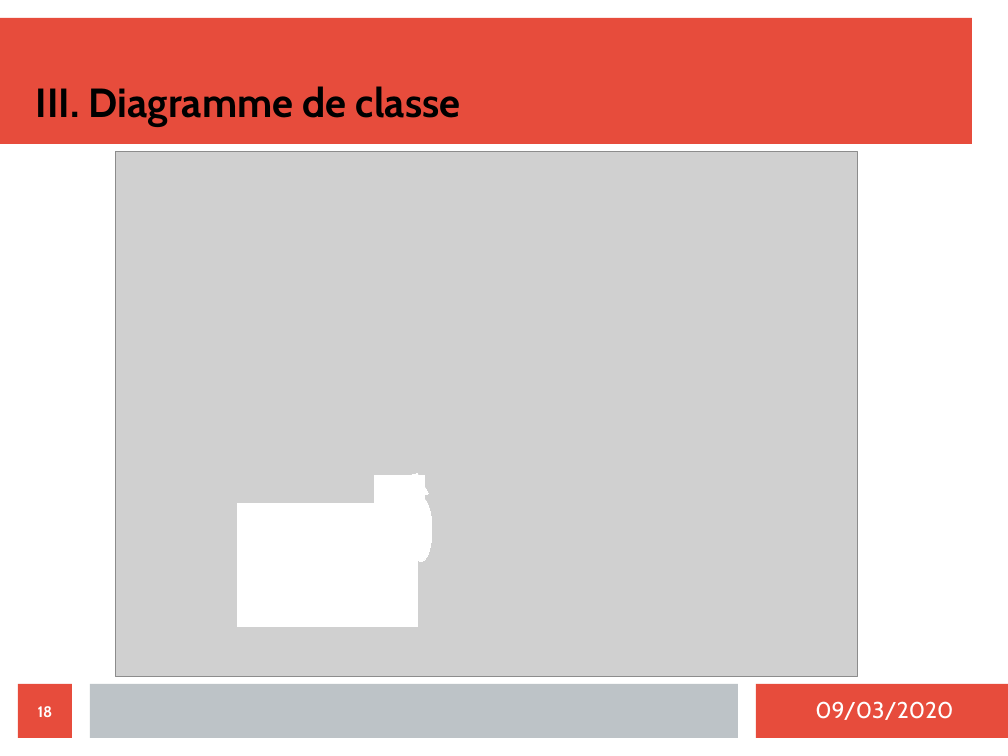
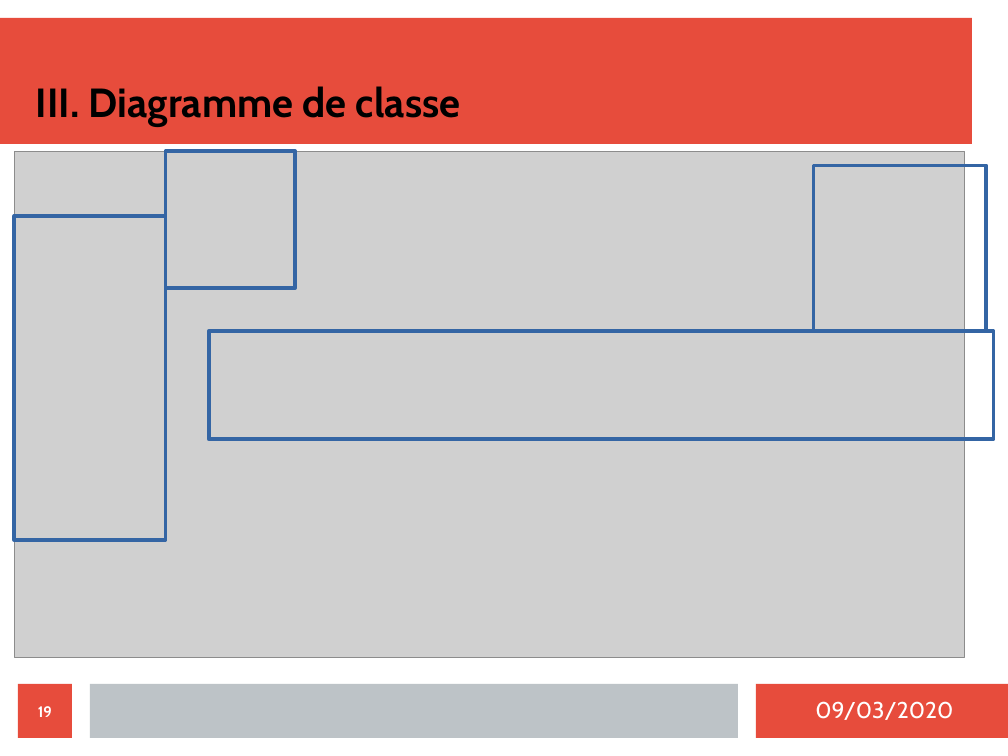
Before and after one commit to MezeretteBrice/Projet_Ronde, a slide deck: slide 19 of SOUTENANCE/Revue2/jeremiguillaumin.odp (slide 18 before the commit). Drawn at 1008x756 pixels with LibreOffice and Linux fonts; fonts in the diff are those of the drawing; grey boxes stand for pictures. Boxes give left, top, right and bottom in pixels: in the first picture for what was removed or moved away, otherwise in the second. Text is boxed around its words. In the diff, an @@ line names an element or a change of style, - is before the commit and + after.

```diff
--- a/SOUTENANCE/Revue2/jeremiguillaumin.odp
+++ b/SOUTENANCE/Revue2/jeremiguillaumin.odp
@@ picture: place and size @@
-picture at <box>115,152,857,678</box>
+picture at <box>15,151,965,657</box>
@@ rectangle added at <box>166,151,295,288</box>, outline #3465A4 3 pt @@
@@ rectangle added at <box>814,166,987,331</box>, outline #3465A4 3 pt @@
@@ rectangle added at <box>15,216,166,540</box>, outline #3465A4 3 pt @@
@@ rectangle added at <box>209,331,993,439</box>, outline #3465A4 3 pt @@
@@ rectangle removed at <box>374,476,424,548</box> @@
@@ flow chart input output removed at <box>396,469,428,504</box> @@
@@ rectangle removed at <box>238,504,418,627</box> @@
@@ ellipse removed at <box>411,497,433,562</box> @@
@@ page number at <box>38,706,52,717</box>: text changed @@
-18
+19
```
Also in this commit, not shown: 2 other slides changed, 2 slides added, 1 slide removed.
